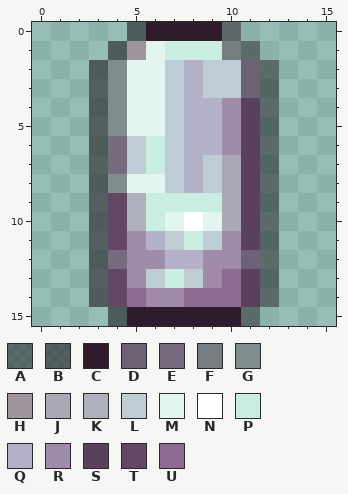
Two versions of one pixel-art sprite, assets/Items/Materials/mineral_iron.png. Above: the version before the commit.
The file is 16x16 pixels. Colours within 5 levels of each other are drawn and written as one.
Palette (. is transparent): A #150d1477  B #190f1888  C #2e1c2c  D #6c6175  E #766b7f  F #767d80  G #818c8d  H #9e959d  J #aaa7b7  K #aeb0bc  L #beccd4  M #e2f5ef  N #fffffe  P #c9ede1  Q #b4b0c8  R #a08bab  S #5b405b  T #624663  U #8f6a92
The same view after the edit:
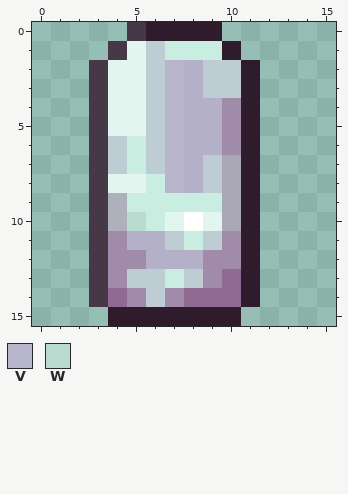
Colours new in this view: V #b8b6cc  W #b9dbd0
Difference:
colour B: #190f1888 -> #463847
Changed rows in their new state; - is a pixel that keeps its letter.
first column x 4:
 0 ------.--
 1 -ML---C.-
 2 M-LV---C.
 3 M-LV---C.
 4 M-LV---C.
 5 M-LV---C.
 6 LPLV---C.
 7 LPLV---C.
 8 M-PV---C.
 9 KP-----C.
10 KW-----C.
11 RQ-----C.
12 R-Q----C.
13 RL-----C.
14 URL----C.
15 C------.-
Pixel boxes of the changes (left, top, right, bottom) in both pictures:
changed: (89, 22, 279, 326)
